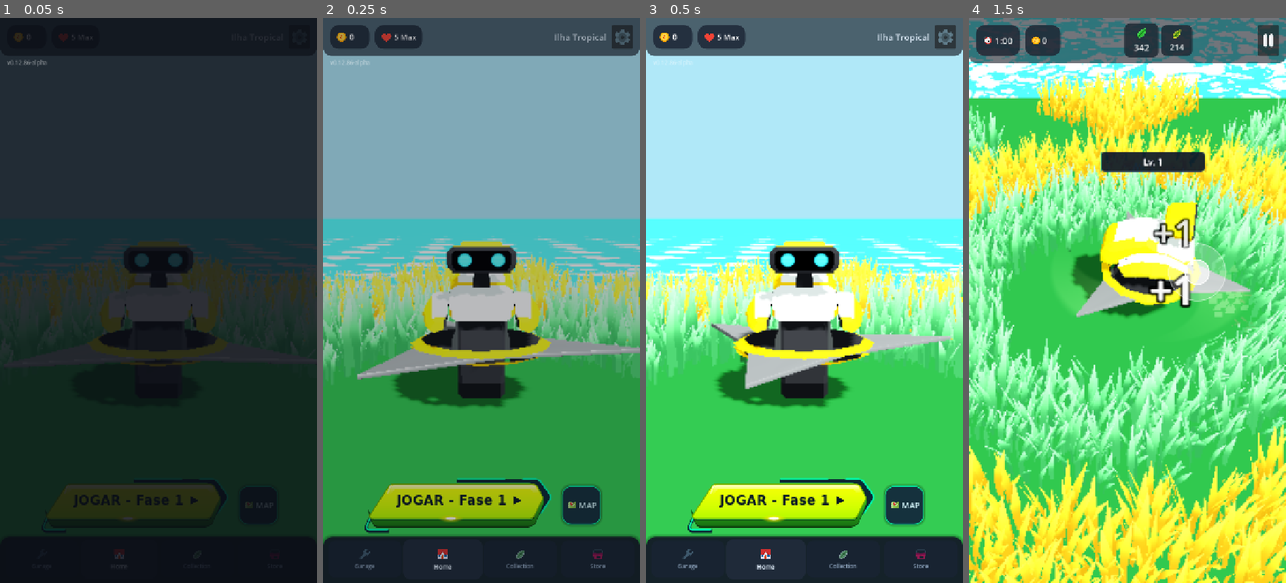
Above: before the commit, frames 1-4 (left to right).
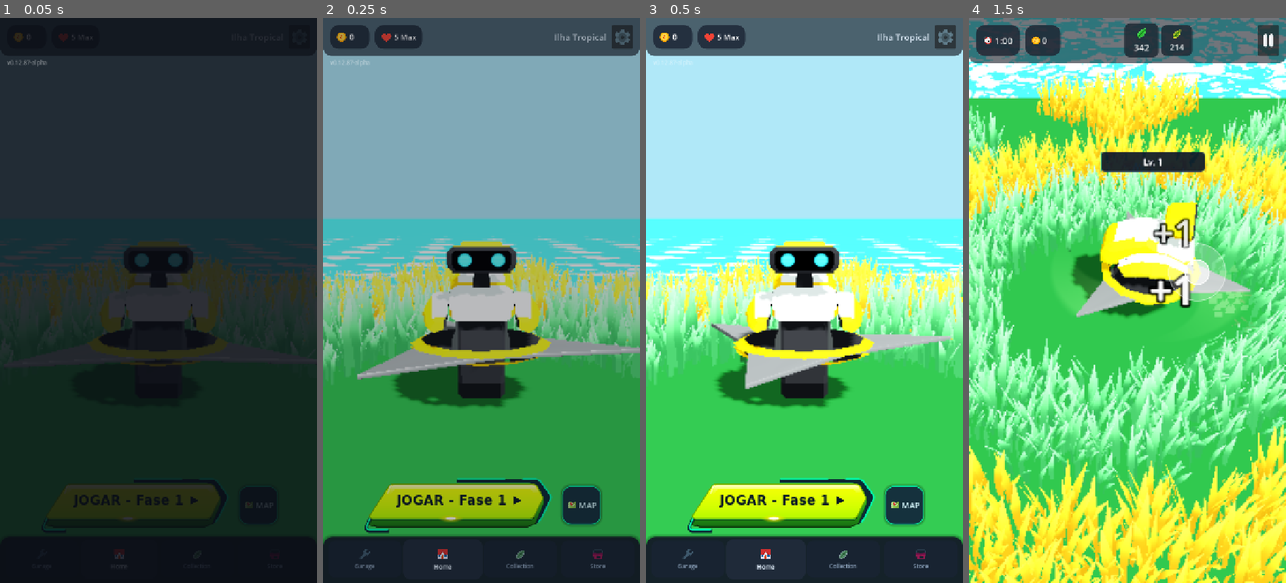
Above: after the commit, the same moments.

Repository: rogerbif/grass-cut-bot
Game: Godot game, scene res://scenes/menu/main_menu.tscn
Same seed, same stepped clock (60 frames per second), same inputs: the game is played once before the commit and once after it.
Inputs (mouse positions are in pixels of both pictures, inside the frame that each line leads up to):
- Up to frame 1 (0.05 s): no input
- Up to frame 2 (0.25 s): no input
- Up to frame 3 (0.5 s): no input
- Up to frame 4 (1.5 s): click (1105, 503) at 0.5 s; tap Enter at 1.25, 1.35 s; move the mouse to (1197, 272) at 1.27 s; hold Right (ui_right) from 1.28 s (still down); click (1197, 272) at 1.42 s

The runs differ from the first frame. In frame 1, less than 0.1% of the frame differs, in the area x 8-71%, y 7-88%; in frame 2, less than 0.1%; in frame 3, less than 0.1%, in the area x 8-73%, y 7-91%; in frame 4, nothing differs.

Commit message:
fix(ui): remocao da ponta esquerda e abertura harmonica da moldura direita [v0.12.87-alpha]

Diff:
--- a/assets/ui/btn_play_banner.svg
+++ b/assets/ui/btn_play_banner.svg
@@ -29,13 +29,13 @@
   </defs>
 
   <!-- ================= 1. CYBER TECH ACCENTS (STATIC FRAME) ================= -->
-  <!-- Top-Right Dark Bracket Plate (wrapping around the chevron point) -->
-  <path d="M 220 18 L 402 18 Q 408 18 414 23 L 436 53 Q 440 60 436 67 L 416 97 Q 410 104 402 104 L 392 104 L 416 73 Q 419 68 416 63 L 398 33 Q 394 26 386 26 L 220 26 Z"
+  <!-- Top-Right Dark Bracket Plate (wrapping around chevron and open along the lower-right edge) -->
+  <path d="M 220 18 L 402 18 Q 408 18 414 23 L 436 53 Q 441 60 436 68 L 424 94 Q 418 108 410 118 Q 405 124 396 124 L 388 124 L 404 104 Q 412 88 418 72 Q 420 66 416 62 L 398 33 Q 394 26 386 26 L 220 26 Z"
         fill="#0b2834" />
 
-  <!-- Top-Right Neon Lines -->
+  <!-- Top-Right Neon Lines (mais aberta acompanhando o desenho do botão) -->
   <line x1="222" y1="18" x2="330" y2="18" stroke="#00f5a8" stroke-width="3.5" stroke-linecap="round" />
-  <path d="M 374 18 L 402 18 Q 408 18 414 23 L 436 53 Q 440 60 436 67 L 416 97"
+  <path d="M 374 18 L 402 18 Q 408 18 414 23 L 436 53 Q 441 60 436 68 L 424 94 Q 418 108 410 118"
         fill="none" stroke="#00f5a8" stroke-width="4" stroke-linecap="round" stroke-linejoin="round" />
 
   <!-- Bottom-Left Detached Cyber Bracket -->
@@ -44,12 +44,13 @@
   <path d="M 24 96 L 11 126 Q 8 136 18 136 L 58 136"
         fill="none" stroke="#00f5a8" stroke-width="4" stroke-linecap="round" stroke-linejoin="round" />
 
-  <!-- ================= 2. 3D BASE / LOWER BEVEL (RAISED INNER BODY) ================= -->
-  <path d="M 16 100 L 24 120 Q 28 128 36 128 L 388 128 Q 396 128 402 121 L 421 76 Q 424 70 420 64 L 416 64 L 398 110 Q 394 114 388 114 L 26 114 L 14 90 Z"
+  <!-- ================= 2. 3D BASE / LOWER BEVEL (SEM PONTAS NO LADO ESQUERDO) ================= -->
+  <!-- Base 3D segue perfeitamente a silhueta da face, sem vértices externos soltos -->
+  <path d="M 24 110 L 16 124 Q 20 128 28 128 L 384 128 Q 394 128 402 121 L 421 76 Q 424 70 420 64 L 416 64 L 398 110 Q 394 114 388 114 L 24 114 Z"
         fill="url(#base_3d_grad)" stroke="#114b0e" stroke-width="1.5" stroke-linejoin="round" />
 
   <!-- Dark rim along bottom edge -->
-  <path d="M 28 124 L 36 129 L 388 129 L 398 122 L 395 126 L 386 131 L 34 131 L 25 126 Z"
+  <path d="M 28 124 L 36 129 L 384 129 L 396 122 L 393 126 L 384 131 L 34 131 L 25 126 Z"
         fill="#0d380b" />
 
   <!-- ================= 3. MAIN BUTTON FACE (RAISED INNER BODY) ================= -->
--- a/assets/ui/btn_play_banner_pressed.svg
+++ b/assets/ui/btn_play_banner_pressed.svg
@@ -28,12 +28,12 @@
 
   <!-- ================= 1. CYBER TECH ACCENTS (100% STATIC FRAME - ZERO MOVEMENT) ================= -->
   <!-- Top-Right Dark Bracket Plate (EXACTLY IDENTICAL TO NORMAL STATE) -->
-  <path d="M 220 18 L 402 18 Q 408 18 414 23 L 436 53 Q 440 60 436 67 L 416 97 Q 410 104 402 104 L 392 104 L 416 73 Q 419 68 416 63 L 398 33 Q 394 26 386 26 L 220 26 Z"
+  <path d="M 220 18 L 402 18 Q 408 18 414 23 L 436 53 Q 441 60 436 68 L 424 94 Q 418 108 410 118 Q 405 124 396 124 L 388 124 L 404 104 Q 412 88 418 72 Q 420 66 416 62 L 398 33 Q 394 26 386 26 L 220 26 Z"
         fill="#0b2834" />
 
   <!-- Top-Right Neon Lines (EXACTLY IDENTICAL TO NORMAL STATE) -->
   <line x1="222" y1="18" x2="330" y2="18" stroke="#00f5a8" stroke-width="3.5" stroke-linecap="round" />
-  <path d="M 374 18 L 402 18 Q 408 18 414 23 L 436 53 Q 440 60 436 67 L 416 97"
+  <path d="M 374 18 L 402 18 Q 408 18 414 23 L 436 53 Q 441 60 436 68 L 424 94 Q 418 108 410 118"
         fill="none" stroke="#00f5a8" stroke-width="4" stroke-linecap="round" stroke-linejoin="round" />
 
   <!-- Bottom-Left Detached Cyber Bracket (EXACTLY IDENTICAL TO NORMAL STATE) -->
@@ -43,7 +43,8 @@
         fill="none" stroke="#00f5a8" stroke-width="4" stroke-linecap="round" stroke-linejoin="round" />
 
   <!-- ================= 2. 3D BASE / LOWER BEVEL (COMPRESSED/SUNKEN INNER BODY) ================= -->
-  <path d="M 18 107 L 24 122 Q 28 127 36 127 L 388 127 Q 396 127 402 121 L 421 84 Q 424 78 420 72 L 416 72 L 398 117 Q 394 120 388 120 L 26 120 L 14 97 Z"
+  <!-- Base 3D comprimida sem pontas no lado esquerdo -->
+  <path d="M 24 117 L 18 122 Q 22 127 30 127 L 384 127 Q 394 127 402 121 L 421 84 Q 424 78 420 72 L 416 72 L 398 117 Q 394 120 388 120 L 24 120 Z"
         fill="url(#base_3d_grad_pressed)" stroke="#114b0e" stroke-width="1.5" stroke-linejoin="round" />
 
   <!-- ================= 3. MAIN BUTTON FACE (SUNKEN INNER BODY - SHIFTED DOWN BY 7PX) ================= -->
--- a/project.godot
+++ b/project.godot
@@ -11,7 +11,7 @@
 [application]
 
 config/name="Grass Cut Bot"
-config/version="0.12.86-alpha"
+config/version="0.12.87-alpha"
 run/main_scene="res://scenes/menu/main_menu.tscn"
 config/features=PackedStringArray("4.7", "Mobile")
 boot_splash/image="uid://3pegaomvcdut"
--- a/scripts/core/game_version.gd
+++ b/scripts/core/game_version.gd
@@ -7,7 +7,7 @@
 
 const MAJOR: int = 0
 const MINOR: int = 12
-const PATCH: int = 86
+const PATCH: int = 87
 const STAGE: String = "ALPHA" # "PRE-ALPHA", "ALPHA", "BETA", "RC", "RELEASE"
 const BUILD_TYPE: String = "dev" # "dev", "nightly", "public"
 
Not shown, changed: export_presets.cfg
Not shown, changed: docs/historico_melhorias/157_recriacao_botao_cyber_jogar_home.md
